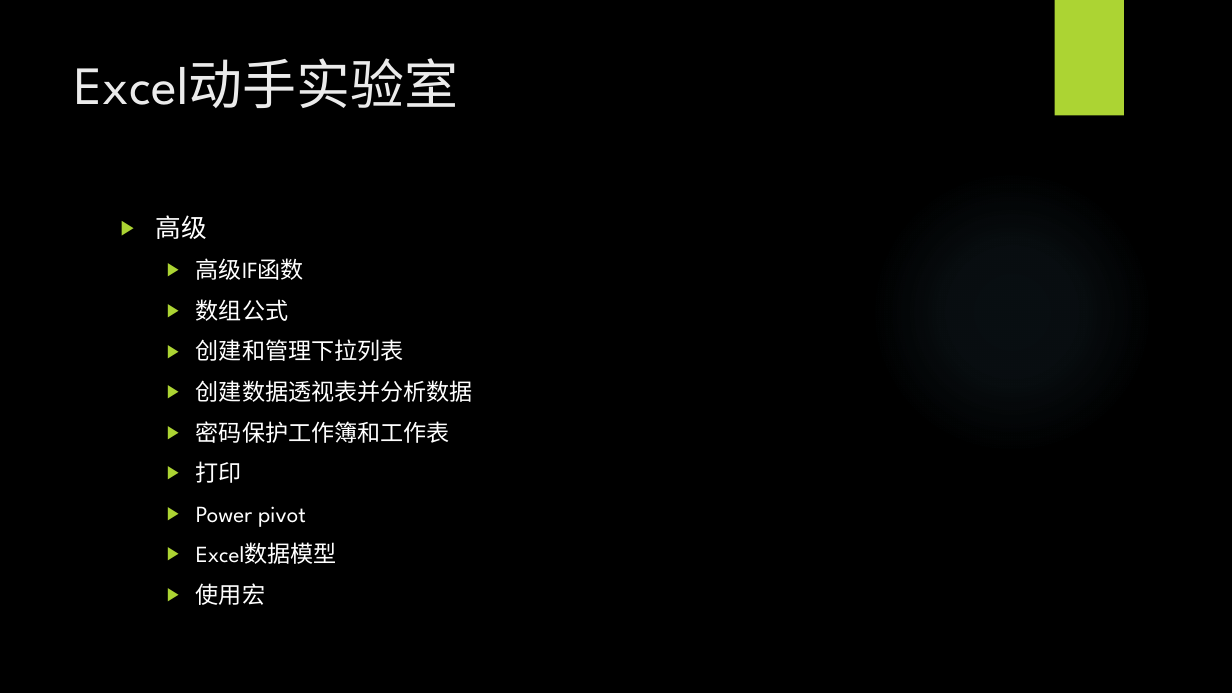
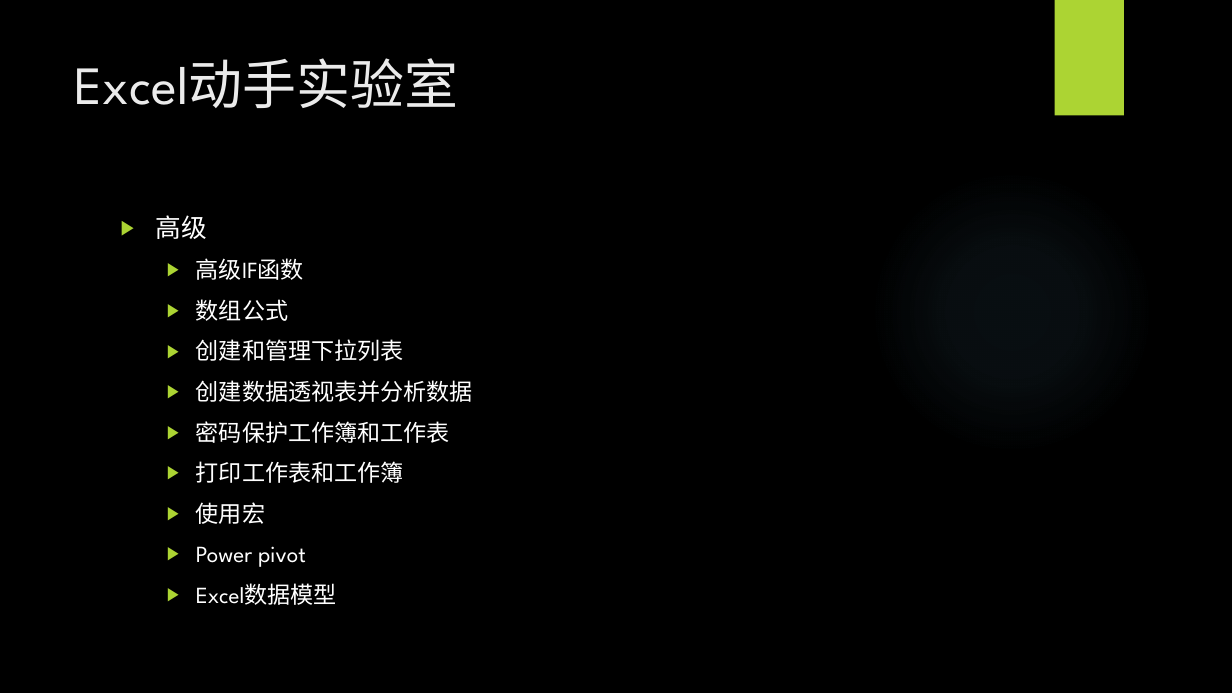
Before and after one commit to BigEgg/OfficeTraining, a slide deck: slide 6 of Excel动手实验室.pptx. Drawn at 1232x693 pixels with LibreOffice and Linux fonts; fonts in the diff are those of the drawing; background and template pictures are left out. Boxes give left, top, right and bottom in pixels: in the first picture for what was removed or moved away, otherwise in the second. Text is boxed around its words. In the diff, an @@ line names an element or a change of style, - is before the commit and + after.

```diff
--- a/Excel动手实验室.pptx
+++ b/Excel动手实验室.pptx
@@ text at [196,461,404,524]: text changed @@
-  ▶ 打印
+  ▶ 打印工作表和工作簿
+  ▶ 使用宏
@@ text at [196,583,265,605]: paragraph removed @@
-  ▶ 使用宏
```
Also in this commit, not shown: 2 slides added.
